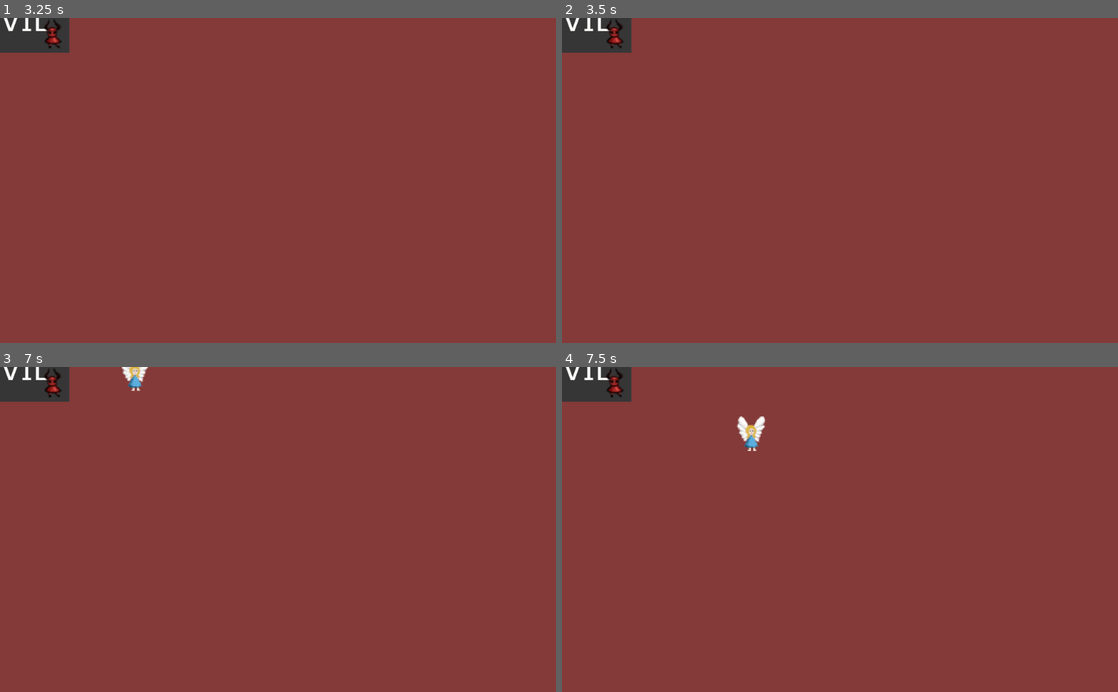
Above: before the commit, frames 1-4 (two rows, left to right).
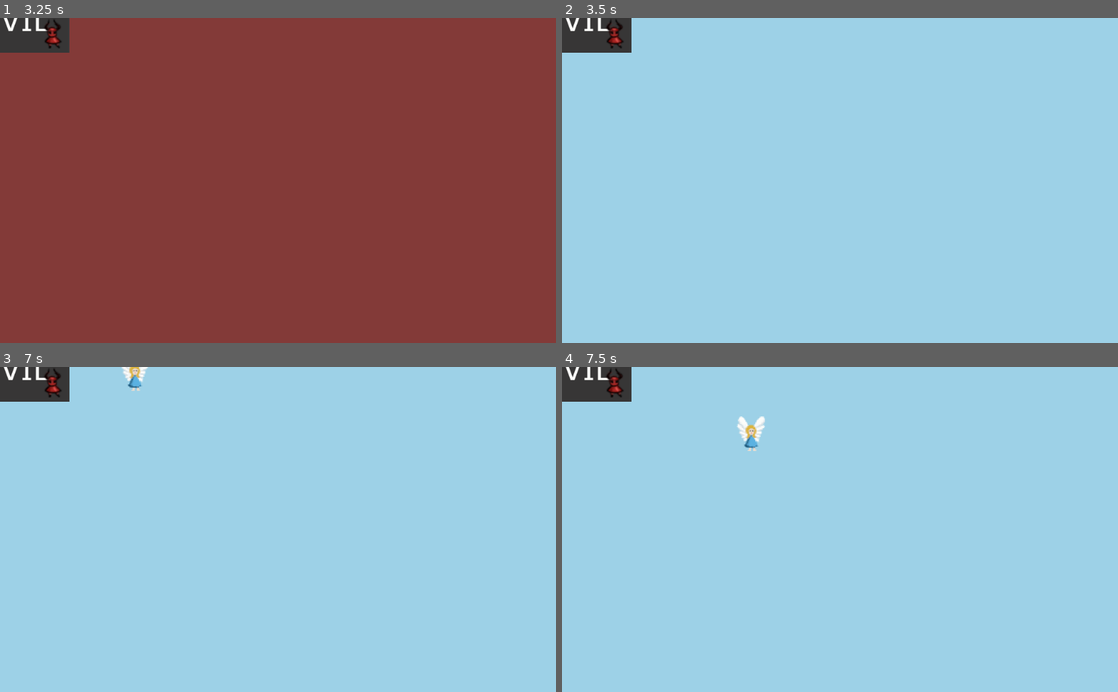
Above: after the commit, the same moments.

Repository: ang-vil/angvil
Game: Godot game, scene res://scenes/menu.tscn
Two runs of this game, one before a commit and one after it. Both use one fixed random seed, a clock stepped at 60 frames per second and the inputs below.
Inputs:
- Up to frame 1 (3.25 s): click "run game" at 0.5 s; tap Enter at 1.25 s; hold Up (key_up) 1.28-2.78 s; hold Left (key_left) from 2.78 s (still down)
- Up to frame 2 (3.5 s): keep holding Left (key_left)
- Up to frame 3 (7 s): tap Space at 4.25, 5.75 s; tap Enter at 5, 6.5 s; release Left (key_left) at 5.03 s; hold Right (key_right) 5.03-5.78 s; hold Up (key_up) 5.78-6.53 s; hold Right (key_right) from 6.53 s (still down)
- Up to frame 4 (7.5 s): keep holding Right (key_right)

Frame 1 is identical in both runs. In frame 2, 99% of the frame differs, in the area x 0-100%, y 0-100%; in frame 3, 98%; in frame 4, 98%.
Error before the commit: Invalid get index 'HELL_COLOR' (on base: 'null instance'). (res://scripts/angel.gd:39)

Commit message:
rename background

Diff:
--- a/scenes/level.tscn
+++ b/scenes/level.tscn
@@ -11,7 +11,7 @@
 [node name="Level" type="Node2D"]
 script = ExtResource( 7 )
 
-[node name="ParallaxBackground" parent="." instance=ExtResource( 4 )]
+[node name="background" parent="." instance=ExtResource( 4 )]
 
 [node name="angel" parent="." instance=ExtResource( 1 )]
 
